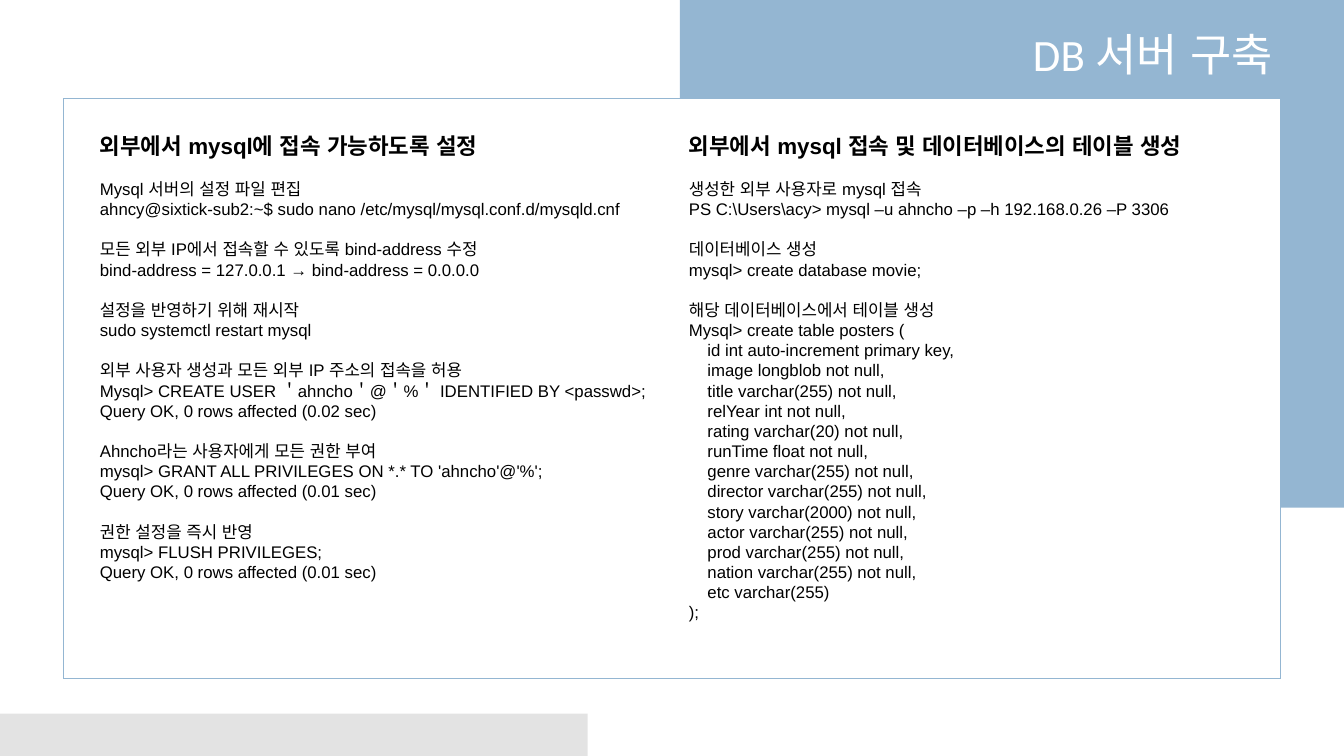
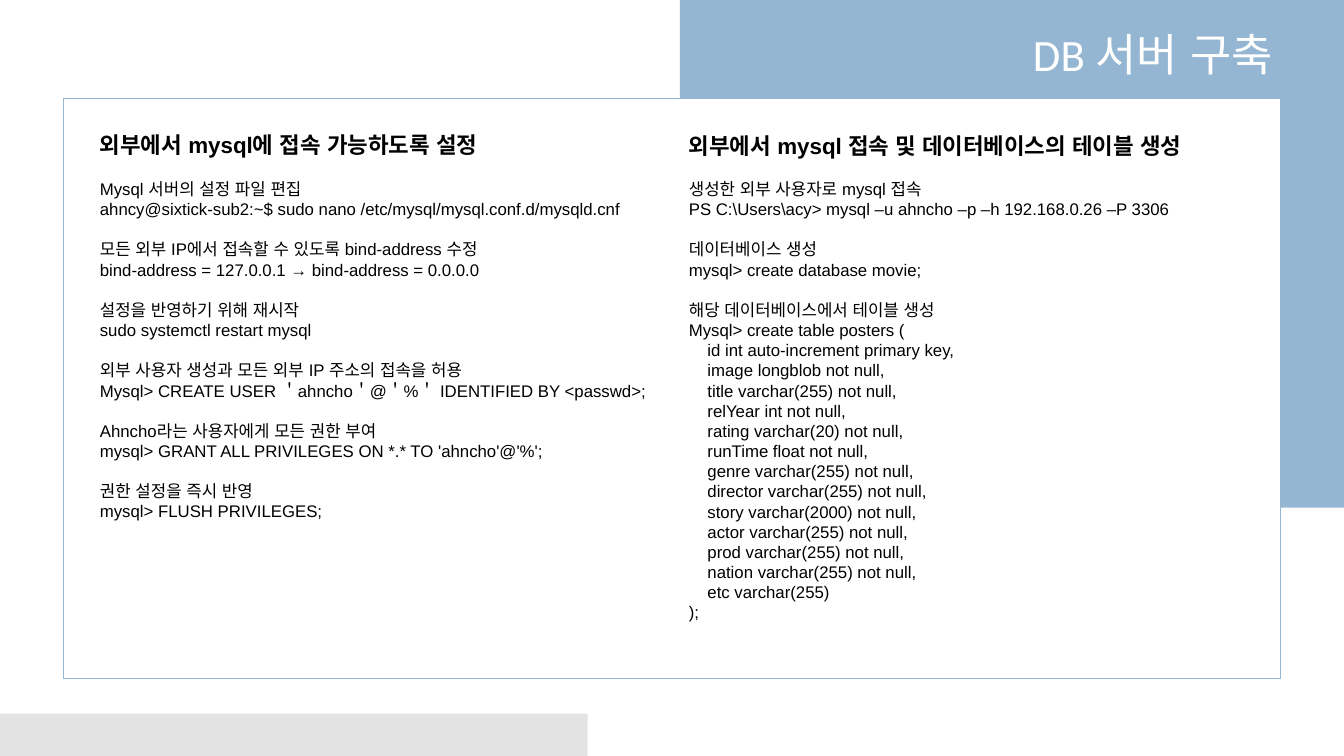
Before and after one commit to business-sixtick/recommend_movie, a slide deck: slide 9 of doc/세종교육_AI프로젝트.pptx. Drawn at 1344x756 pixels with LibreOffice and Linux fonts; fonts in the diff are those of the drawing. Boxes give left, top, right and bottom in pixels: in the first picture for what was removed or moved away, otherwise in the second. Text is boxed around its words. In the diff, an @@ line names an element or a change of style, - is before the commit and + after.

```diff
--- a/doc/세종교육_AI프로젝트.pptx
+++ b/doc/세종교육_AI프로젝트.pptx
@@ text at box(100, 405, 377, 421): paragraph removed @@
-Query OK, 0 rows affected (0.02 sec)
@@ text at box(100, 485, 377, 501): paragraph removed @@
-Query OK, 0 rows affected (0.01 sec)
@@ text at box(100, 566, 377, 582): paragraph removed @@
-Query OK, 0 rows affected (0.01 sec)
```
Also in this commit, not shown: 2 other slides changed, 12 slides added, 22 other files.
